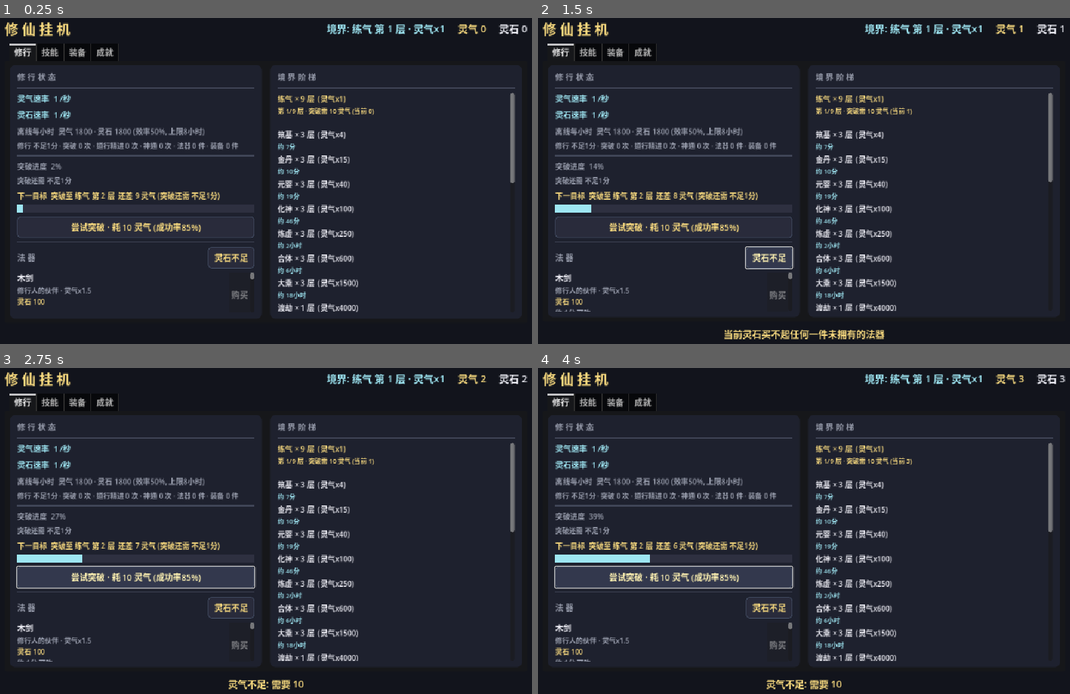
Above: before the commit, frames 1-4 (two rows, left to right).
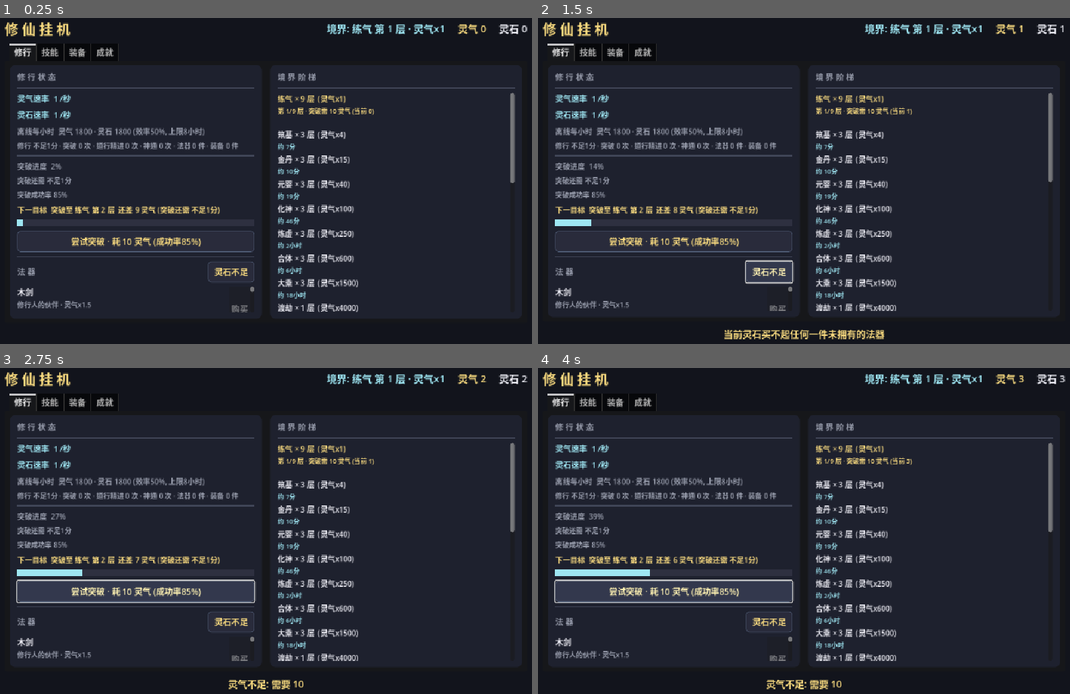
Above: after the commit, the same moments.

Repository: playerss/xiuxian-idle-godot
Game: Godot game, scene res://scenes/main.tscn
The game is run twice, just before and just after one commit, with the same random seed, the same clock (stepped at 60 frames per second) and the same inputs.
Inputs:
- Up to frame 1 (0.25 s): no input
- Up to frame 2 (1.5 s): click "尝试突破 · 耗 10 灵气 (成功率85%)" at 0.5 s; click "灵石不足" at 1.25 s
- Up to frame 3 (2.75 s): click "尝试突破 · 耗 10 灵气 (成功率85%)" at 2 s
- Up to frame 4 (4 s): click "灵石不足" at 2.75 s; click "尝试突破 · 耗 10 灵气 (成功率85%)" at 3.5 s

The runs differ from the first frame. In frame 1, 3.6% of the frame differs, in the area x 3-48%, y 53-91%; in frame 2, 4.2%; in frame 3, 6.1%; in frame 4, 6.3%, in the area x 3-49%, y 53-91%.

Commit message:
feat(打磨-36): 主突破/道行精进成功率显示 — 修行页缺成功率展示位, 飞升后精进成功率 90%→66% 逐阶递减玩家看不到失败风险预期; 修行页突破 ETA 行下加 成功率 行 (未飞升=突破成功率 85%-4%/境界, 飞升后=道行精进成功率 90%-3%/阶段, 功法装备加成, 全程受控 5%~99%, 道祖封顶=圆满文案), 与突破按钮/浮动提示口径对齐; GameData.primary_break_chance()/primary_break_chance_text() 统一接口 (道祖=1.0+圆满文案, 舍入到整数, tooltip 说明构成), main.gd _chance_label 文本变化才刷; selftest +18项=479项, stress 613 + 主场景冒烟 0报错回归全过; 顺带 4 张 Steam 商店截图 Xvfb 重跑更新当前版 UI (01 左栏新增成功率行程序化校验: 金色下一目标行下移 26px)

Diff:
--- a/scripts/game_data.gd
+++ b/scripts/game_data.gd
@@ -1052,6 +1052,24 @@
 		return prefix + "不足1分"
 	return prefix + fmt_time(t)
 
+# ---------- 打磨-36: 主突破成功率显示 (主资源突破/道行精进, 未飞升/飞升统一口径) ----------
+
+# 主突破成功率统一接口: 未飞升 = 突破成功率 / 飞升后 = 道行精进成功率 (道祖封顶 = 1.0, 不再精进)
+# 与浮动提示/按钮文案口径一致 (0.85-4%/境界 / 0.90-3%/阶段, 功法装备加成, 钳制 [0.05, 0.99])
+func primary_break_chance() -> float:
+	if not ascended:
+		return breakthrough_chance()
+	if dao_level >= IMMORTAL_REALMS.size() - 1:
+		return 1.0
+	return dao_break_chance()
+
+# 主突破成功率文本 (修行页展示; 道祖封顶 = 圆满文案)
+func primary_break_chance_text() -> String:
+	if ascended and dao_level >= IMMORTAL_REALMS.size() - 1:
+		return "已至道祖 · 道法自然 ♪"
+	var pct := int(round(primary_break_chance() * 100.0))
+	return ("道行精进成功率 %d%%" if ascended else "突破成功率 %d%%") % pct
+
 # ---------- 打磨-31: 下一目标提示 (修行页: 玩家下一步该做什么) ----------
 
 # 下一目标文本 (未飞升=攒灵气突破到下一层/境界, 飞升后=道行精进; 已至道祖=圆满)
--- a/scripts/main.gd
+++ b/scripts/main.gd
@@ -19,6 +19,8 @@
 var _offline_text := ""        # 离线文本缓存 (变化时才刷)
 var _break_eta_label: Label    # 打磨-24: 突破/道行精进 ETA (修行页)
 var _break_eta_text := ""      # 突破 ETA 文本缓存 (变化时才刷)
+var _chance_label: Label       # 打磨-36: 主突破/道行精进成功率 (修行页)
+var _chance_text := ""         # 成功率文本缓存 (变化时才刷)
 var _goal_label: Label         # 打磨-31: 下一目标提示 (修行页)
 var _goal_text := ""           # 下一目标文本缓存 (变化时才刷)
 var _stats_label: Label        # 打磨-14: 修行统计 (修行页)
@@ -231,6 +233,10 @@
 	_break_eta_label = _label("", 13, DIM)
 	left.add_child(_break_eta_label)
 	_break_eta_label.tooltip_text = "按当前灵气(道行)速率估算攒够突破资源所需时间。挂机/神通/境界提升都会改变该时间, 攒够后自动消失。"
+	# 打磨-36: 主突破/道行精进成功率 (与浮动提示/按钮口径对齐; 道祖封顶圆满)
+	_chance_label = _label("", 13, DIM)
+	left.add_child(_chance_label)
+	_chance_label.tooltip_text = "当前主突破/道行精进的成功率 (与突破按钮/浮动提示同口径)。\n成功率 = 境界(阶段)基础 + 功法/装备加成, 全程受控 5%~99%。\n未飞升显示突破成功率, 飞升后显示道行精进成功率; 失败仅消耗资源不损失境界/阶段。"
 	# 打磨-31: 下一目标提示 (玩家下一步该做什么: 目标名+缺口+预计时间)
 	_goal_label = _label("", 14, GOLD)
 	left.add_child(_goal_label)
@@ -781,6 +787,11 @@
 	if bet_t != _break_eta_text:
 		_break_eta_text = bet_t
 		_break_eta_label.text = bet_t
+	# 打磨-36: 主突破/道行精进成功率 (境界/道行阶段/功法装备变化才变, 文本变化才写)
+	var ch_t: String = g.primary_break_chance_text()
+	if ch_t != _chance_text:
+		_chance_text = ch_t
+		_chance_label.text = ch_t
 	# 打磨-31: 下一目标提示 (缺口/预计时间随挂机与突破变化, 文本变化才写)
 	var goal_t: String = g.next_goal_text()
 	if goal_t != _goal_text:
--- a/scripts/selftest.gd
+++ b/scripts/selftest.gd
@@ -1299,6 +1299,62 @@
 	g.essence = 0.0
 	g.dao = 0.0
 
+	# ---------- 打磨-36: 主突破/道行精进成功率显示 (primary_break_chance / primary_break_chance_text) ----------
+	# 干净态: 卸下全部已穿装备 (避免污染 裸成功率 断言)
+	for _slot36 in g.SLOTS:
+		g.unequip(_slot36)
+	# 基准态: 练气第1层 无加成 -> 突破成功率 85%
+	check(absf(g.primary_break_chance() - 0.85) < 1e-9, "基准 未飞升 primary_break_chance = 0.85 (实际 %s)" % g.primary_break_chance())
+	check(g.primary_break_chance_text() == "突破成功率 85%", "基准 突破成功率文本 (实际 %s)" % g.primary_break_chance_text())
+	# 境界提升: 筑基 -> 85-4 = 81%
+	g.realm_idx = 1
+	g.layer = 2  # 功法 青法天术 解锁门槛 练气第2层 (can_learn 按 境界+层)
+	check(absf(g.primary_break_chance() - 0.81) < 1e-9, "筑基 primary_break_chance = 0.81 (实际 %s)" % g.primary_break_chance())
+	check(g.primary_break_chance_text() == "突破成功率 81%", "筑基 成功率文本 (实际 %s)" % g.primary_break_chance_text())
+	# 功法加成: 学 青法天术 (bt_chance +0.05, 筑基解锁门槛 练气第2层)
+	g.learn_skill("divine_0_1")
+	check(absf(g.primary_break_chance() - 0.86) < 1e-9, "功法+5%% 后 = 0.86 (实际 %s)" % g.primary_break_chance())
+	check(g.primary_break_chance_text() == "突破成功率 86%", "功法加成文本 (实际 %s)" % g.primary_break_chance_text())
+	# 舍入: 装备 灵剑 (bt_chance +0.005) 使 筑基 81.5% -> "82%" (四舍五入到整数)
+	g.learned.erase("divine_0_1")
+	g.unequip("weapon")
+	g.buy_equipment("weapon_1_0")
+	g.equip_equipment("weapon_1_0")
+	check(absf(g.primary_break_chance() - 0.815) < 1e-9, "装备+0.5%% 后 = 0.815 (实际 %s)" % g.primary_break_chance())
+	check(g.primary_break_chance_text() == "突破成功率 82%", "81.5%% 舍入为 82%% (实际 %s)" % g.primary_break_chance_text())
+	g.unequip("weapon")  # 卸下, 不污染后续 裸成功率 断言
+	# 渡劫(第8境) 裸成功率 53% 仍在受控区间
+	g.realm_idx = 8
+	check(absf(g.primary_break_chance() - 0.53) < 1e-9, "渡劫 primary_break_chance = 0.53 (实际 %s)" % g.primary_break_chance())
+	check(g.primary_break_chance() >= 0.05 and g.primary_break_chance() <= 0.99, "渡劫成功率受控 [0.05,0.99]")
+	# 飞升后: 初仙 道行精进 90%
+	g.realm_idx = 0
+	g.ascended = true
+	g.dao_level = 0
+	check(absf(g.primary_break_chance() - 0.90) < 1e-9, "飞升 初仙 primary_break_chance = 0.90 (实际 %s)" % g.primary_break_chance())
+	check(g.primary_break_chance_text() == "道行精进成功率 90%", "飞升 成功率文本 (实际 %s)" % g.primary_break_chance_text())
+	# 飞升后功法口径: 再学 5% -> 95%
+	g.learn_skill("divine_0_1")
+	check(absf(g.primary_break_chance() - 0.95) < 1e-9, "飞升后 功法+5%% = 0.95 (实际 %s)" % g.primary_break_chance())
+	check(g.primary_break_chance_text() == "道行精进成功率 95%", "飞升后 功法文本 (实际 %s)" % g.primary_break_chance_text())
+	# 跨阶段: 混元(第7) 90-3*7 = 69% (先卸功法, 测裸值)
+	g.learned.erase("divine_0_1")
+	g.dao_level = 7
+	check(absf(g.primary_break_chance() - 0.69) < 1e-9, "混元 primary_break_chance = 0.69 (实际 %s)" % g.primary_break_chance())
+	check(g.primary_break_chance_text() == "道行精进成功率 69%", "混元 成功率文本 (实际 %s)" % g.primary_break_chance_text())
+	# 道祖封顶: 圆满文案 + chance = 1.0
+	g.dao_level = 8
+	check(absf(g.primary_break_chance() - 1.0) < 1e-9, "道祖 primary_break_chance = 1.0 (实际 %s)" % g.primary_break_chance())
+	check(g.primary_break_chance_text() == "已至道祖 · 道法自然 ♪", "道祖 成功率文本 = 圆满 (实际 %s)" % g.primary_break_chance_text())
+	# 恢复基准态
+	g.learned.erase("divine_0_1")
+	g.ascended = false
+	g.dao_level = 0
+	g.realm_idx = 0
+	g.layer = 1
+	g.essence = 0.0
+	g.dao = 0.0
+
 	# ---------- 汇报 ----------
 	print("")
 	if _fail.is_empty():
Binary file changed: store/shots/01_training.png
Binary file changed: store/shots/02_skills.png
Binary file changed: store/shots/03_equipment.png
Binary file changed: store/shots/04_achievements.png
Not shown, changed: PROJECT_PLAN.md
